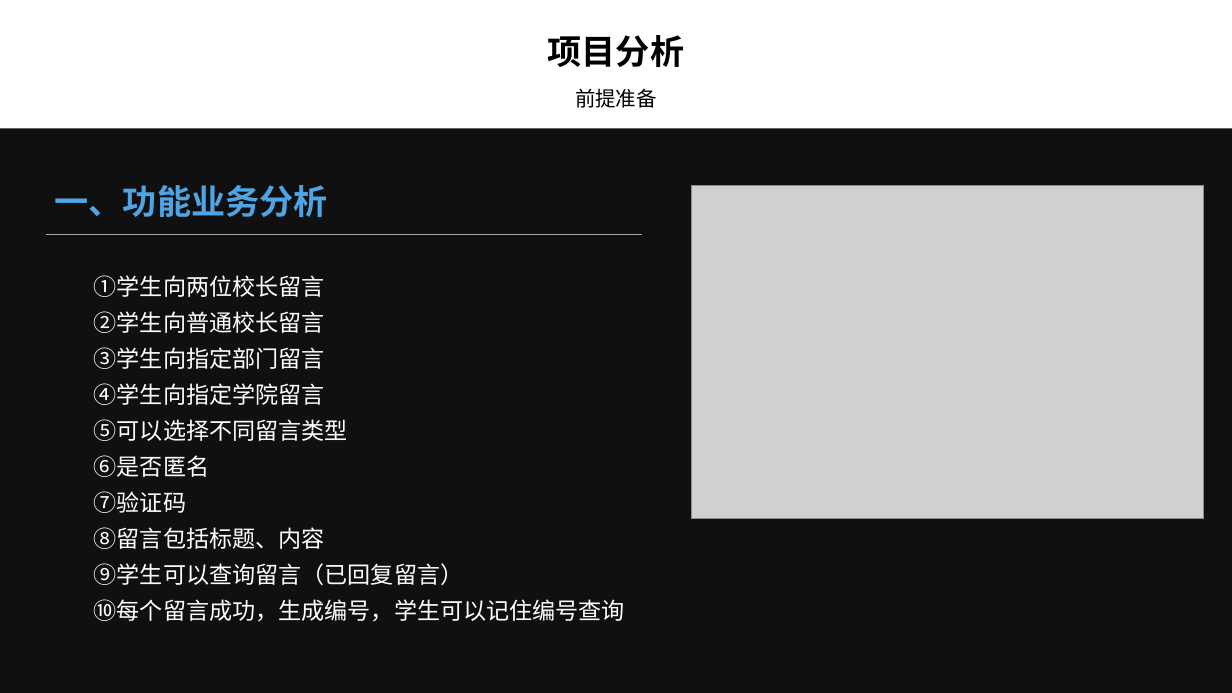
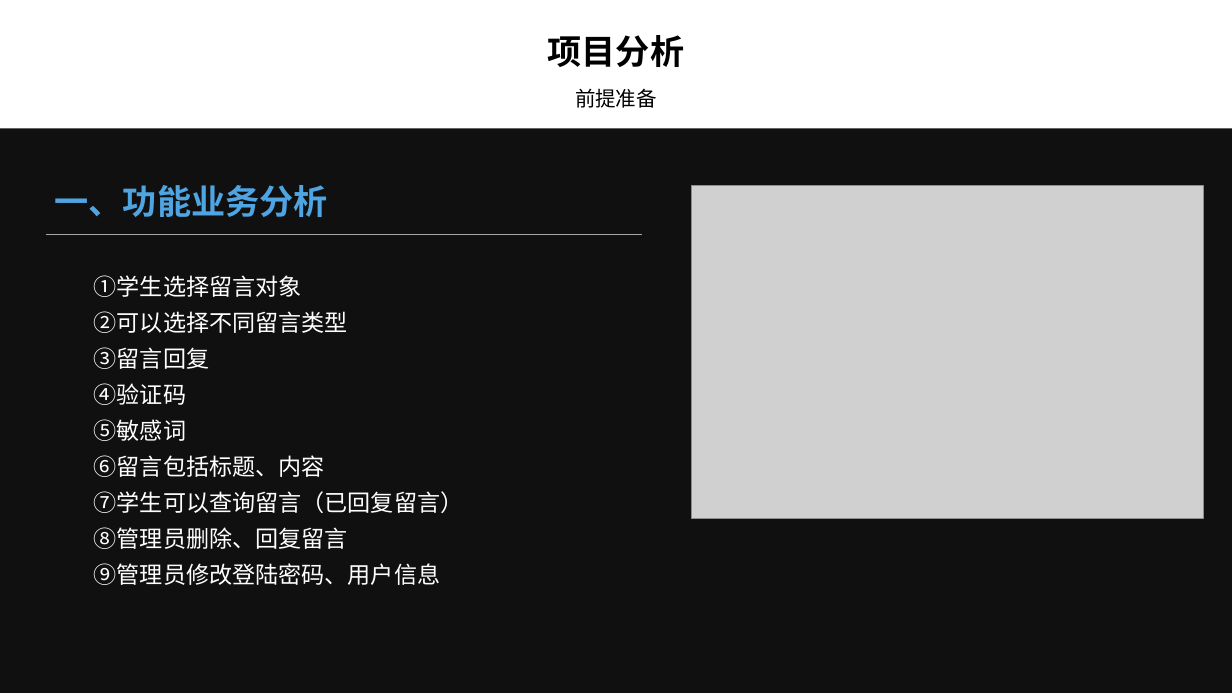
Before and after one commit to laoxiu001/messageBoard, a slide deck: slide 3 of PPT/PPT展示.pptx. Drawn at 1232x693 pixels with LibreOffice and Linux fonts; fonts in the diff are those of the drawing; grey boxes stand for pictures; background and template pictures are left out; a plain dark background stands for a picture behind light text. Boxes give left, top, right and bottom in pixels: in the first picture for what was removed or moved away, otherwise in the second. Text is boxed around its words. In the diff, an @@ line names an element or a change of style, - is before the commit and + after.

Commit message:
提交修改

```diff
--- a/PPT/PPT展示.pptx
+++ b/PPT/PPT展示.pptx
@@ text at <box>94,275,464,585</box>: text changed @@
-①学生向两位校长留言
-②学生向普通校长留言
-③学生向指定部门留言
-④学生向指定学院留言
-⑤可以选择不同留言类型
-⑥是否匿名
-⑦验证码
-⑧留言包括标题、内容
-⑨学生可以查询留言（已回复留言）
-⑩每个留言成功，生成编号，学生可以记住编号查询
+①学生选择留言对象
+②可以选择不同留言类型
+③留言回复
+④验证码
+⑤敏感词
+⑥留言包括标题、内容
+⑦学生可以查询留言（已回复留言）
+⑧管理员删除、回复留言
+⑨管理员修改登陆密码、用户信息
```
Also in this commit, not shown: 14 other files.
